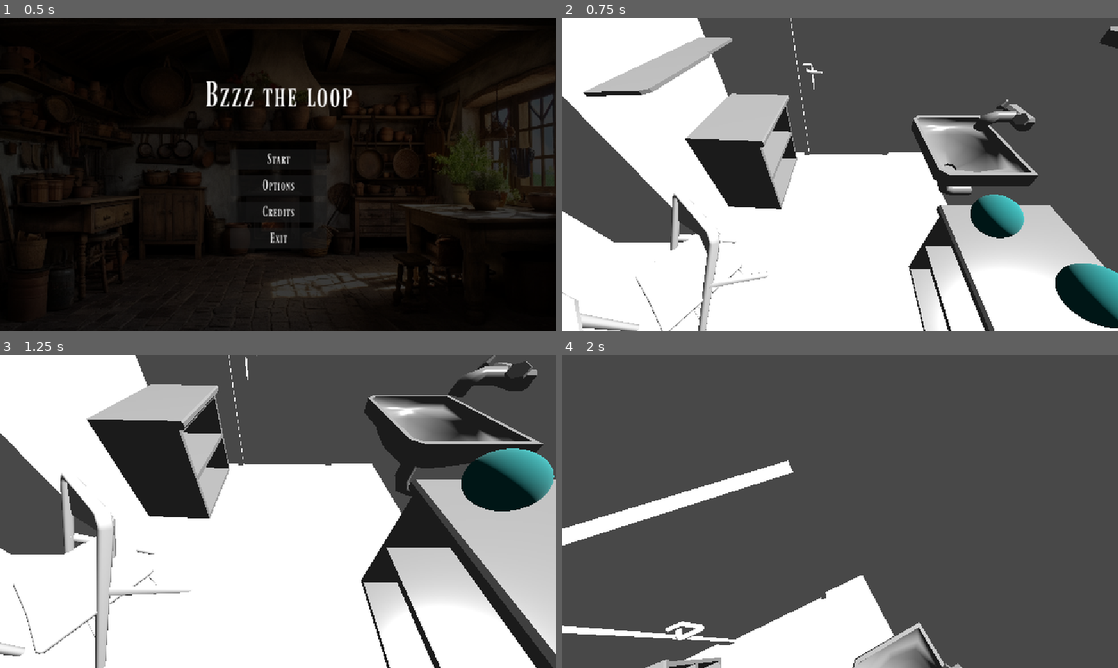
Above: before the commit, frames 1-4 (two rows, left to right).
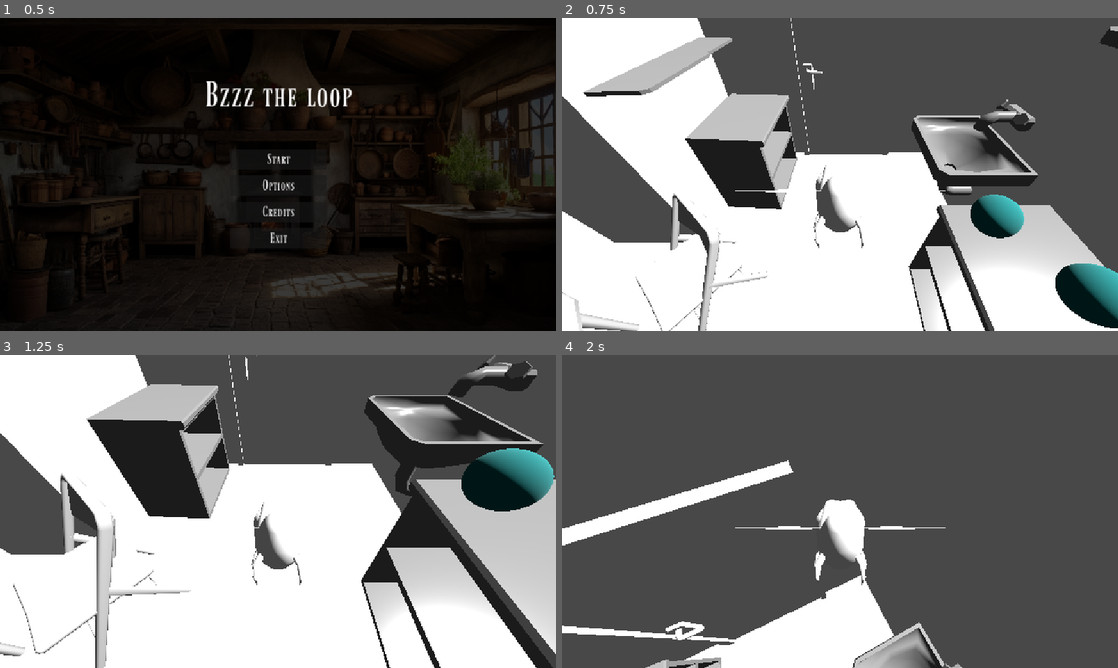
Above: after the commit, the same moments.

Repository: serb2331/gmtk-2025
Game: Godot game, scene res://main_menu.tscn
Same seed, same stepped clock (60 frames per second), same inputs: the game is played once before the commit and once after it.
Inputs (mouse positions are in pixels of both pictures, inside the frame that each line leads up to):
- Up to frame 1 (0.5 s): no input
- Up to frame 2 (0.75 s): click "Start" at 0.5 s
- Up to frame 3 (1.25 s): no input
- Up to frame 4 (2 s): move the mouse to (867, 511) at 1.27 s; hold W (move_forward) from 1.28 s (still down); hold Space (fly) from 1.28 s (still down)

Frame 1 is identical in both runs. In frame 2, 0.8% of the frame differs, in the area x 31-69%, y 47-74%; in frame 3, 0.7%; in frame 4, 1.5%, in the area x 31-69%, y 46-74%.
Error before the commit: Invalid access to property or key 'rotation' on a base object of type 'null instance'. (res://player_fly.gd:52)

Commit message:
Added script for fly

Diff:
--- /dev/null
+++ b/phly/assets/player/fly_behaivor.gd
@@ -0,0 +1,8 @@
+extends Node3D
+
+@export var animation_player: AnimationPlayer
+
+func _ready():
+    var idle_animation = load("res://path/to/my_animation.res")
+    animation_player.add_animation("idle", idle_animation)
+    animation_player.play("idle")
--- /dev/null
+++ b/phly/assets/player/fly_scene.tscn
@@ -0,0 +1,14 @@
+[gd_scene load_steps=3 format=3 uid="uid://de1h3gx4jutl8"]
+
+[ext_resource type="PackedScene" uid="uid://d3m6o5mr2a6wd" path="res://assets/player/Fly_Rig.fbx" id="1_02v15"]
+[ext_resource type="Script" uid="uid://cfeuuubukj432" path="res://assets/player/fly_behaivor.gd" id="2_hepls"]
+
+[node name="Fly_Rig" node_paths=PackedStringArray("animation_player") instance=ExtResource("1_02v15")]
+script = ExtResource("2_hepls")
+animation_player = NodePath("AnimationPlayer")
+
+[node name="Skeleton3D" parent="." index="0"]
+bones/26/rotation = Quaternion(0.884921, 0.465704, -0.00442768, -0.00381865)
+bones/28/rotation = Quaternion(0.977769, -0.209684, 7.21535e-17, -4.71511e-17)
+bones/30/rotation = Quaternion(0.816114, 0.384041, 0.382088, 0.201194)
+bones/32/rotation = Quaternion(0.954129, -0.299396, 4.48151e-17, -5.01136e-17)
--- a/phly/player_fly.tscn
+++ b/phly/player_fly.tscn
@@ -1,7 +1,7 @@
 [gd_scene load_steps=4 format=3 uid="uid://cmhuo4csf1fj4"]
 
 [ext_resource type="Script" uid="uid://cja4hhwtrelip" path="res://player_fly.gd" id="1_cowcd"]
-[ext_resource type="PackedScene" uid="uid://c4uibx5hn6xoa" path="res://Fly.fbx" id="2_ybtsn"]
+[ext_resource type="PackedScene" uid="uid://d3m6o5mr2a6wd" path="res://assets/player/Fly_Rig.fbx" id="2_ybtsn"]
 
 [sub_resource type="SphereShape3D" id="SphereShape3D_cowcd"]
 radius = 0.01
--- a/phly/room.tscn
+++ b/phly/room.tscn
@@ -19,18 +19,6 @@
 [node name="Node3D" type="Node3D"]
 script = ExtResource("1_4o3f6")
 food_scene = ExtResource("3_4o3f6")
-
-[node name="CanvasLayer" parent="."]
-_import_path = NodePath("")
-unique_name_in_owner = false
-process_mode = 0
-process_priority = 0
-process_physics_priority = 0
-process_thread_group = 0
-physics_interpolation_mode = 0
-auto_translate_mode = 0
-editor_description = ""
-script = null
 
 [node name="WorldEnvironment" type="WorldEnvironment" parent="."]
 environment = SubResource("Environment_bisa2")
Not shown, added: phly/assets/player/fly_behaivor.gd.uid
